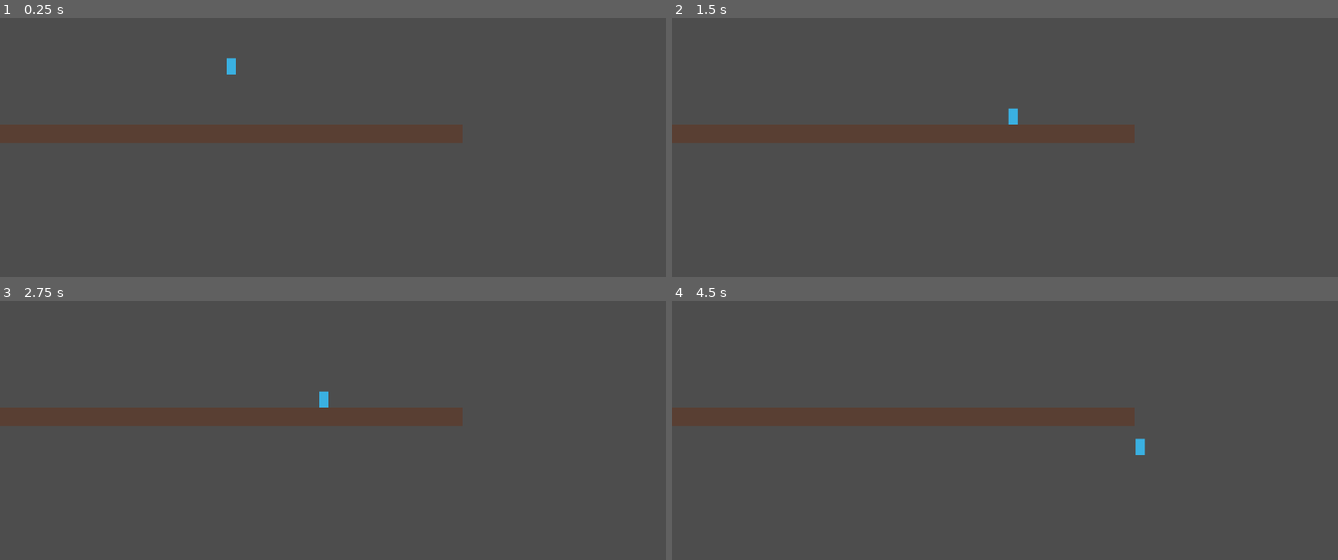
Above: before the commit, frames 1-4 (two rows, left to right).
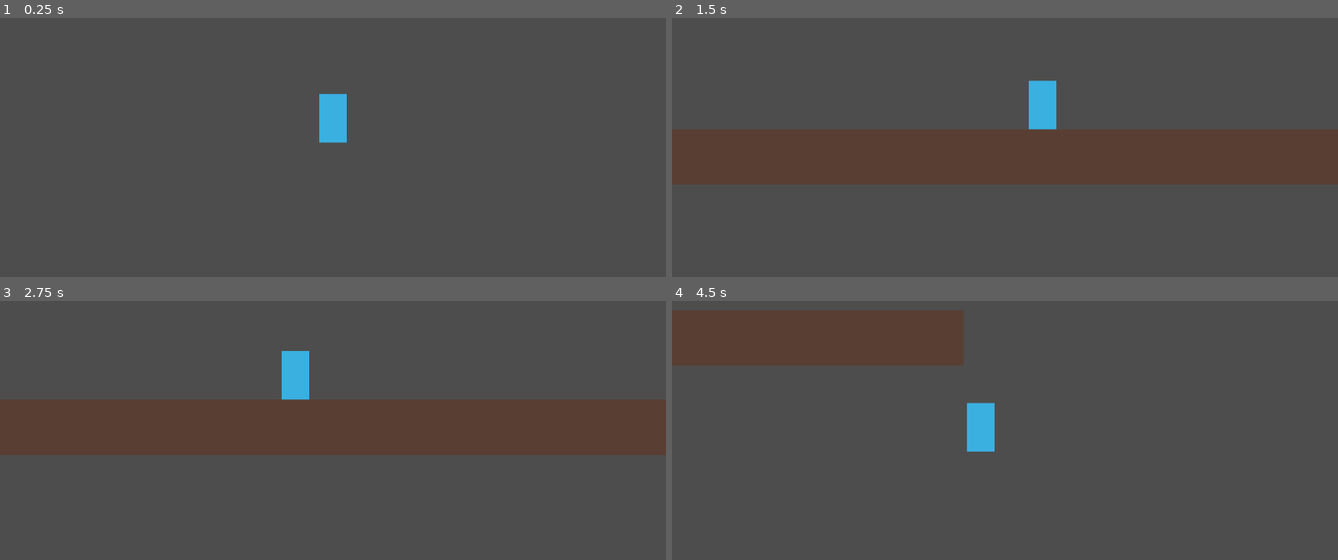
Above: after the commit, the same moments.

Repository: Im-diegollull/Dungeon-Plataformer-Procedural
Game: Godot game, scene res://scenes/world/Level.tscn
The game is run twice, just before and just after one commit, with the same random seed, the same clock (stepped at 60 frames per second) and the same inputs.
Inputs:
- Up to frame 1 (0.25 s): no input
- Up to frame 2 (1.5 s): tap Enter (ui_accept) at 0.5, 0.77 s; hold Right (ui_right) from 0.53 s (still down)
- Up to frame 3 (2.75 s): tap Enter (ui_accept) at 1.52 s; release Right (ui_right) at 2.03 s; hold Left (ui_left) from 2.03 s (still down)
- Up to frame 4 (4.5 s): release Left (ui_left) at 2.78 s; hold Right (ui_right) 2.78-4.28 s; tap Enter (ui_accept) at 3.02, 3.77 s; hold Left (ui_left) from 4.28 s (still down)

The runs differ from the first frame. In frame 1, 5.5% of the frame differs, in the area x 0-70%, y 15-49%; in frame 2, 19%, in the area x 0-100%, y 24-65%; in frame 3, 17%; in frame 4, 15%.

Commit message:
Add new sprite frames and tile list for wogol and zombie animations
- Added new PNG frames for wogol running and idle animations (frames 1 to 3).
- Added new PNG frames for zombie animations (frames 1 to 3 and 10).
- Created a new tile list file for version 1.7, including various animations and assets for characters such as big demon, big zombie, wizzard, dwarf, knight, goblin, and more.
- Included additional weapon sprites and UI elements.

Diff:
--- a/scenes/player/Player.tscn
+++ b/scenes/player/Player.tscn
@@ -14,3 +14,8 @@
 [node name="Sprite" type="Polygon2D" parent="."]
 color = Color(0.231, 0.694, 0.886, 1)
 polygon = PackedVector2Array(-8, -14, 8, -14, 8, 14, -8, 14)
+
+[node name="Camera2D" type="Camera2D" parent="."]
+zoom = Vector2(3, 3)
+position_smoothing_enabled = true
+position_smoothing_speed = 8.0
Binary file added: assets/sprites/0x72_DungeonTilesetII_v1.7/0x72_DungeonTilesetII_v1.7.png
Binary file added: assets/sprites/0x72_DungeonTilesetII_v1.7/atlas_floor-16x16.png
Binary file added: assets/sprites/0x72_DungeonTilesetII_v1.7/atlas_walls_high-16x32.png
Binary file added: assets/sprites/0x72_DungeonTilesetII_v1.7/atlas_walls_low-16x16.png
Binary file added: assets/sprites/0x72_DungeonTilesetII_v1.7/frames/angel_idle_anim_f0.png
Binary file added: assets/sprites/0x72_DungeonTilesetII_v1.7/frames/angel_idle_anim_f1.png
Binary file added: assets/sprites/0x72_DungeonTilesetII_v1.7/frames/angel_idle_anim_f2.png
Binary file added: assets/sprites/0x72_DungeonTilesetII_v1.7/frames/angel_idle_anim_f3.png
Binary file added: assets/sprites/0x72_DungeonTilesetII_v1.7/frames/angel_run_anim_f0.png
Binary file added: assets/sprites/0x72_DungeonTilesetII_v1.7/frames/angel_run_anim_f1.png
Binary file added: assets/sprites/0x72_DungeonTilesetII_v1.7/frames/angel_run_anim_f2.png
Binary file added: assets/sprites/0x72_DungeonTilesetII_v1.7/frames/angel_run_anim_f3.png
(and 364 more such lines)
